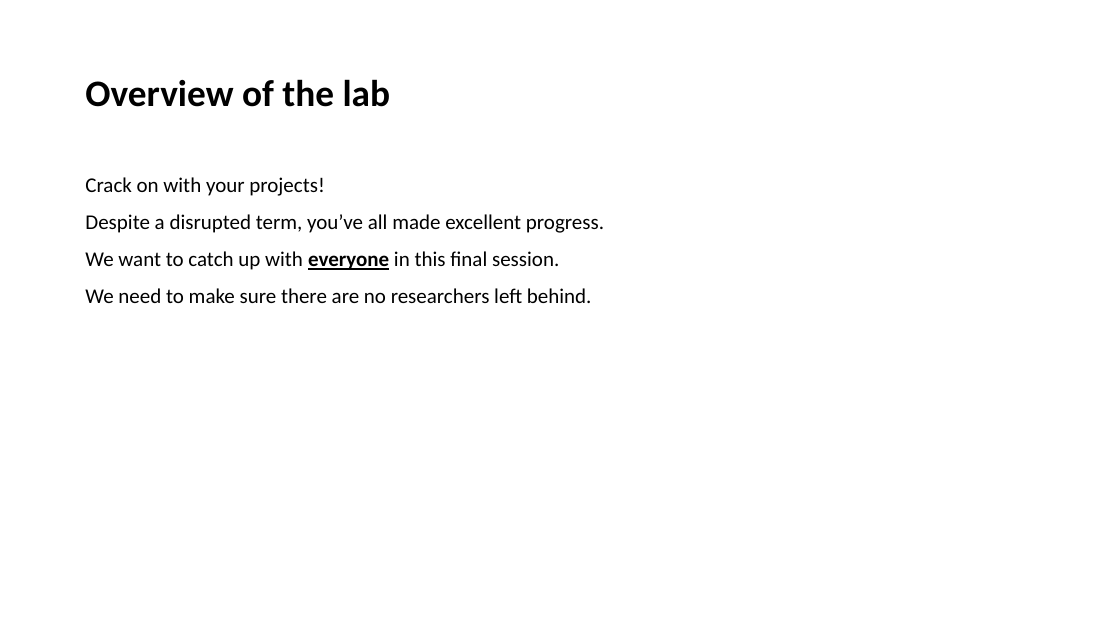
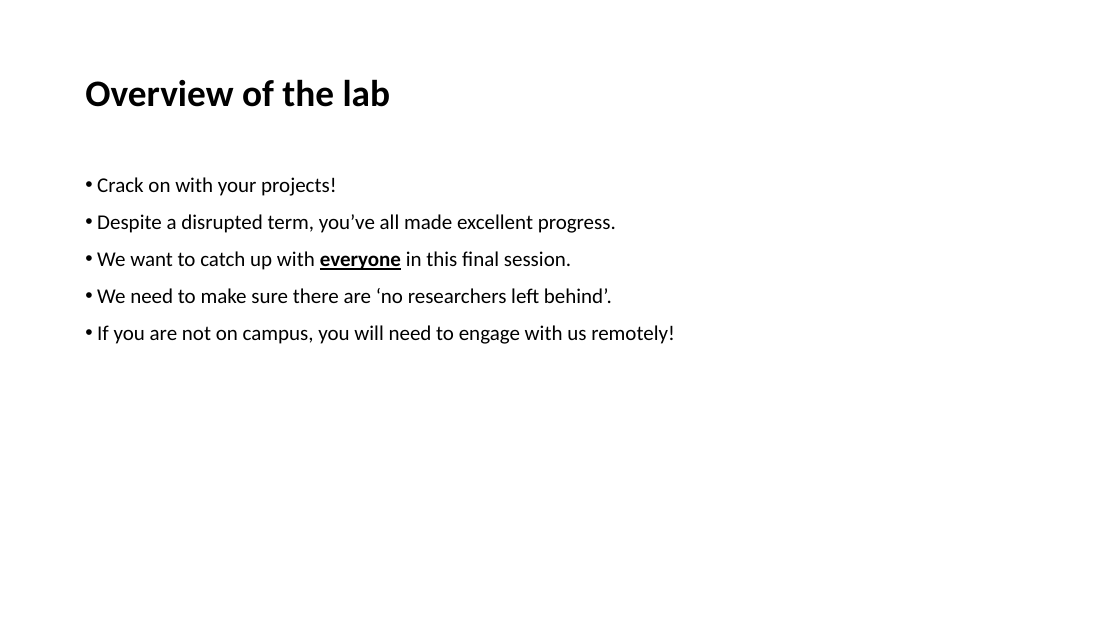
Before and after one commit to LittleMonkeyLab/PS52007Dslides, a slide deck: slide 6 of _site/lectures/Lecture10/Lecture10.pptx (slide 4 before the commit). Drawn at 1120x630 pixels with LibreOffice and Linux fonts; fonts in the diff are those of the drawing. Boxes give left, top, right and bottom in pixels: in the first picture for what was removed or moved away, otherwise in the second. Text is boxed around its words. In the diff, an @@ line names an element or a change of style, - is before the commit and + after.

```diff
--- a/_site/lectures/Lecture10/Lecture10.pptx
+++ b/_site/lectures/Lecture10/Lecture10.pptx
@@ text at (97,177,616,270): bullet none to • @@
@@ text at (97,288,675,344): text changed @@
-We need to make sure there are no researchers left behind.
+• We need to make sure there are ‘no researchers left behind’.
+• If you are not on campus, you will need to engage with us remotely!
```
Also in this commit, not shown: 8 other slides changed, 6 slides added, 10 other files.
